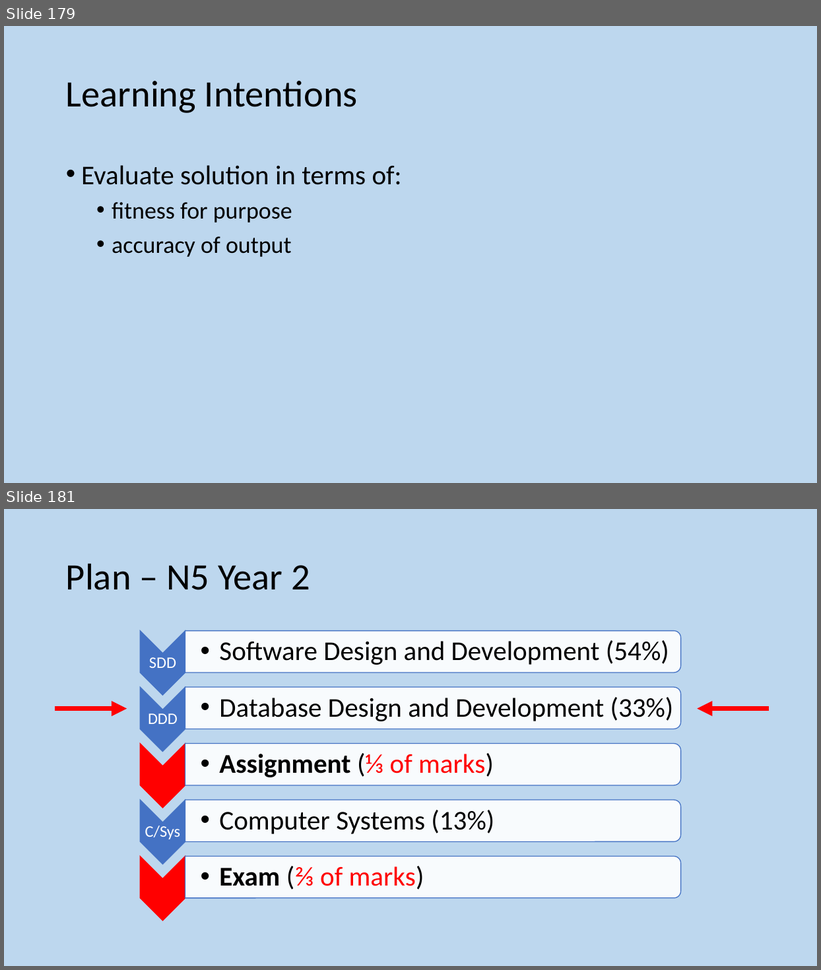
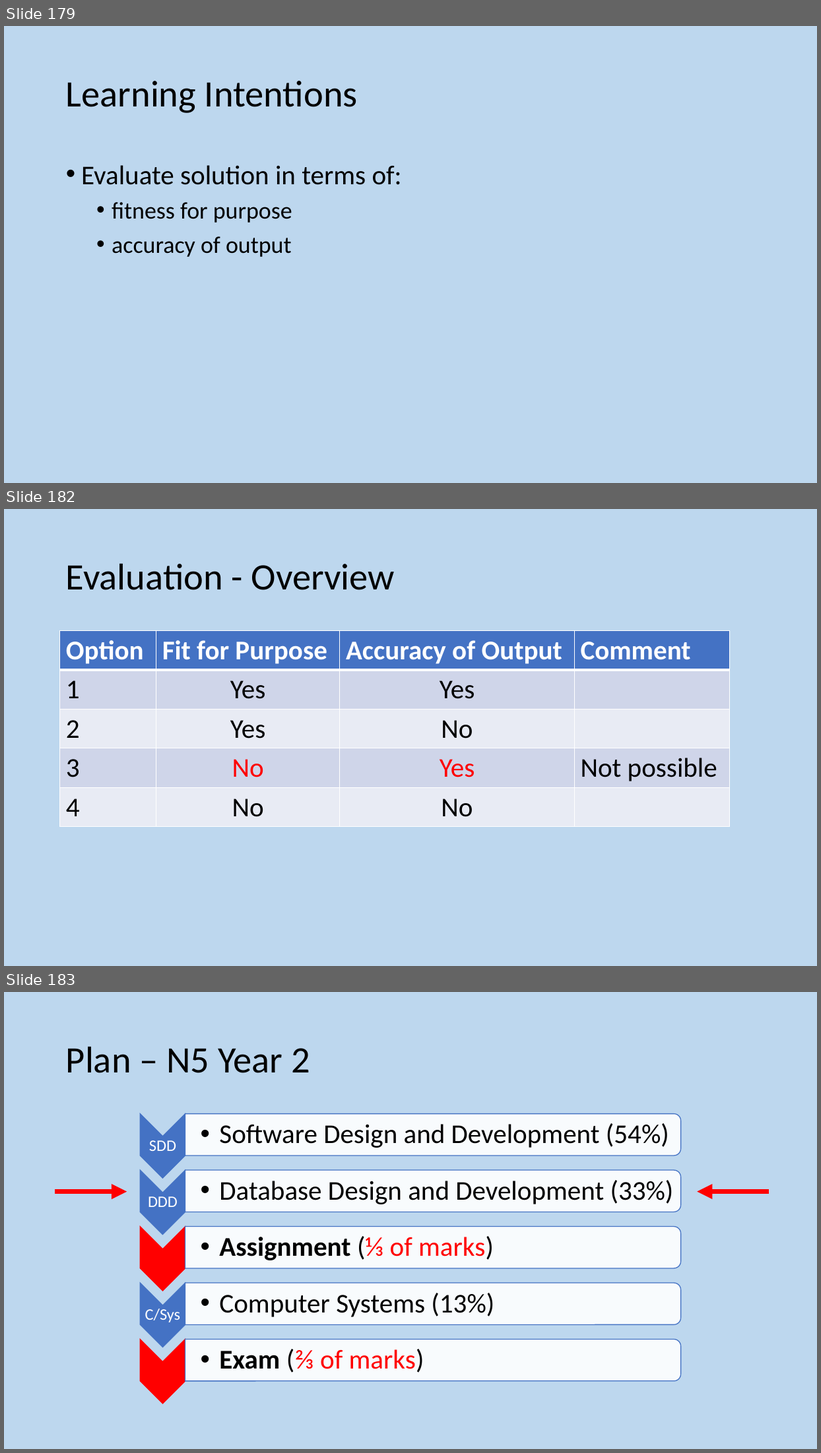
Before and after one commit to MrFriendCS/MrFriendCS.github.io, a slide deck: n5/ddd/N5 CS DDD Slides.pptx. Shown one above the other, each under a label of ours: slides 179 and 181 before the commit, slides 179, 182 and 183 after it; the slides between them are not shown. The pictures are 821x970 and 821x1453 pixels, drawn with LibreOffice and Linux fonts; fonts in the diff are those of the drawing. Boxes give left, top, right and bottom in pixels: in the first picture for what was removed or moved away, otherwise in the second. Text is boxed around its words. In the diff, an @@ line names an element or a change of style, - is before the commit and + after.

```diff
--- a/n5/ddd/N5 CS DDD Slides.pptx
+++ b/n5/ddd/N5 CS DDD Slides.pptx
@@ slide 182 added at box(4, 509, 817, 966), background #BDD7EE @@
@@ title added at box(66, 563, 395, 590), 44 pt, text #000000 @@
+Evaluation - Overview
@@ table added at box(60, 631, 731, 824), 5 rows, 4 columns @@
+Option | Fit for Purpose | Accuracy of Output | Comment
+1 | Yes | Yes | 
+2 | Yes | No | 
+3 | No | Yes | Not possible
+4 | No | No | 
@@ what was slide 181 is now slide 183 @@
```
Also in this commit, not shown: 1 slide changed, 1 other slide added, 12 other files.
